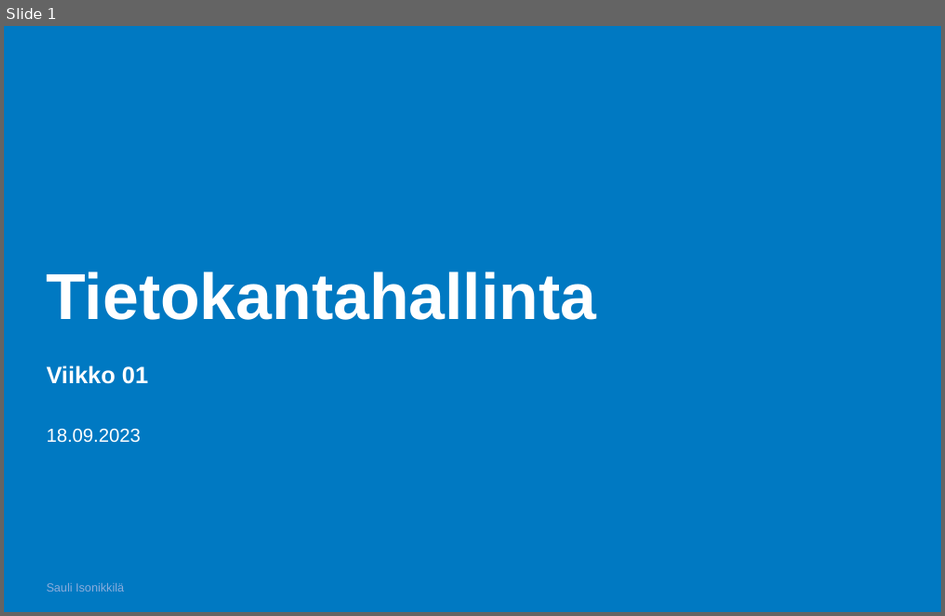
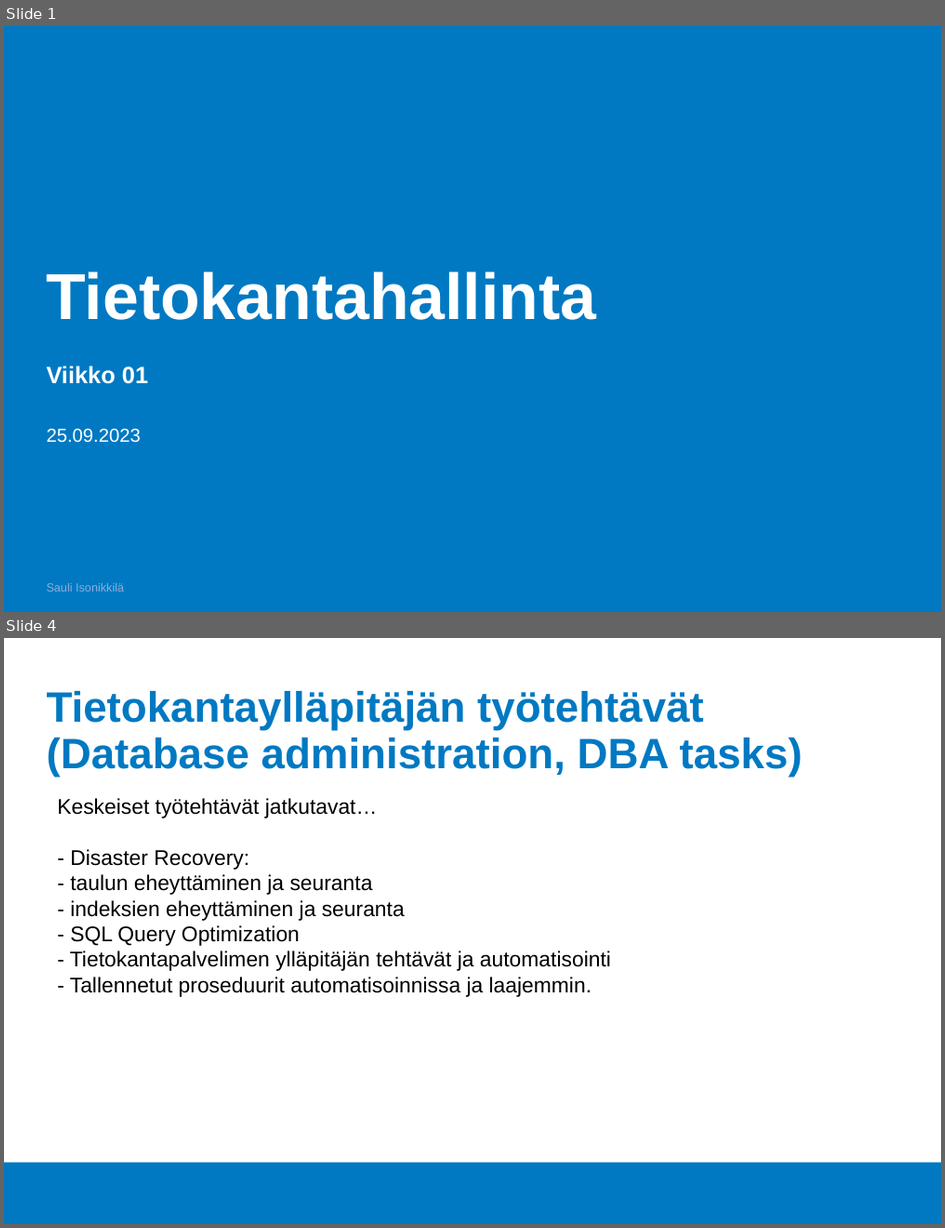
Before and after one commit to Tietokantahallinta/Tietokantahallinta.github.io, a slide deck: luennot/viikko01/Luentokalvot_01.odp. Shown one above the other, each under a label of ours: slide 1 before the commit, slides 1 and 4 after it; the slides between them are not shown. The pictures are 945x616 and 945x1228 pixels, drawn with LibreOffice and Linux fonts; fonts in the diff are those of the drawing; background and template pictures are left out. Boxes give left, top, right and bottom in pixels: in the first picture for what was removed or moved away, otherwise in the second. Text is boxed around its words. In the diff, an @@ line names an element or a change of style, - is before the commit and + after.

```diff
--- a/luennot/viikko01/Luentokalvot_01.odp
+++ b/luennot/viikko01/Luentokalvot_01.odp
@@ slide 4 added at (4,638,941,1224), background #FFFFFF; not listed: 1 template element that a slide beside it also shows @@
@@ title added at (47,691,803,777), 36 pt, text #0079C2, bold @@
+Tietokantaylläpitäjän työtehtävät
+(Database administration, DBA tasks)
@@ text added at (57,798,611,997), 18 pt, text #000000 @@
+Keskeiset työtehtävät jatkutavat…
+- Disaster Recovery:
+- taulun eheyttäminen ja seuranta
+- indeksien eheyttäminen ja seuranta
+- SQL Query Optimization
+- Tietokantapalvelimen ylläpitäjän tehtävät ja automatisointi
+- Tallennetut proseduurit automatisoinnissa ja laajemmin.
@@ slide 1 changed as well @@
@@ text at (47,429,141,443): text changed @@
-18.09.2023
+25.09.2023
```
Also in this commit, not shown: 1 other slide changed, 6 other slides added, 2 slides removed, 5 other files.
